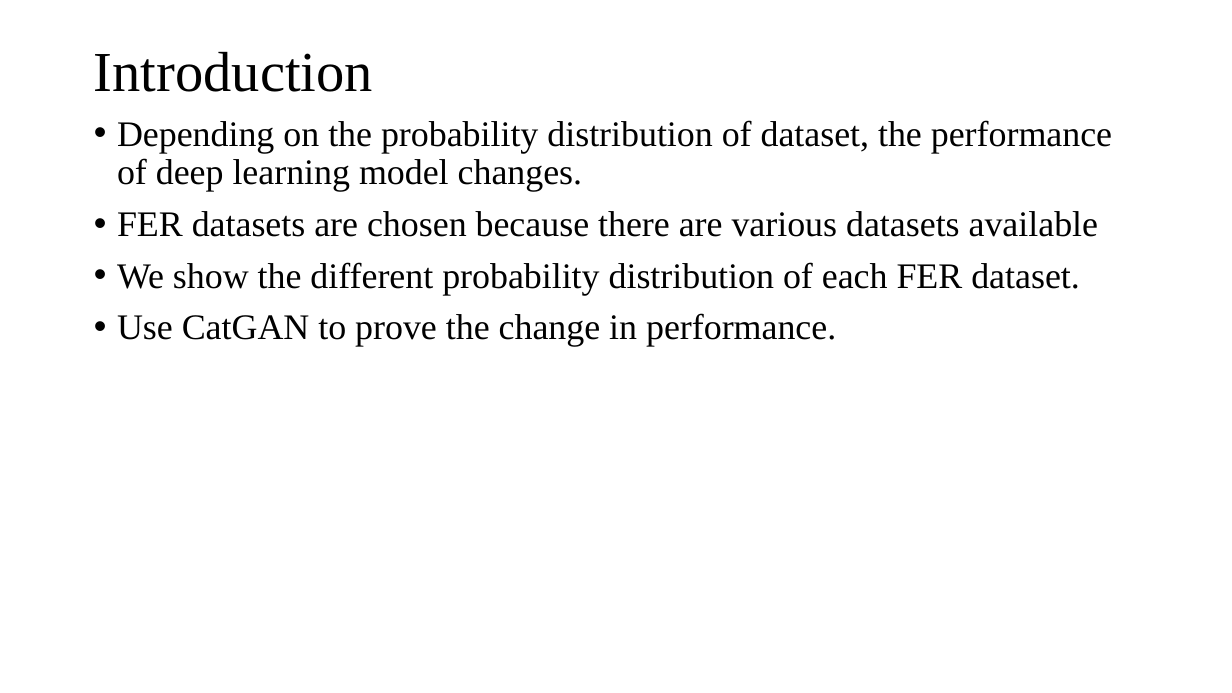
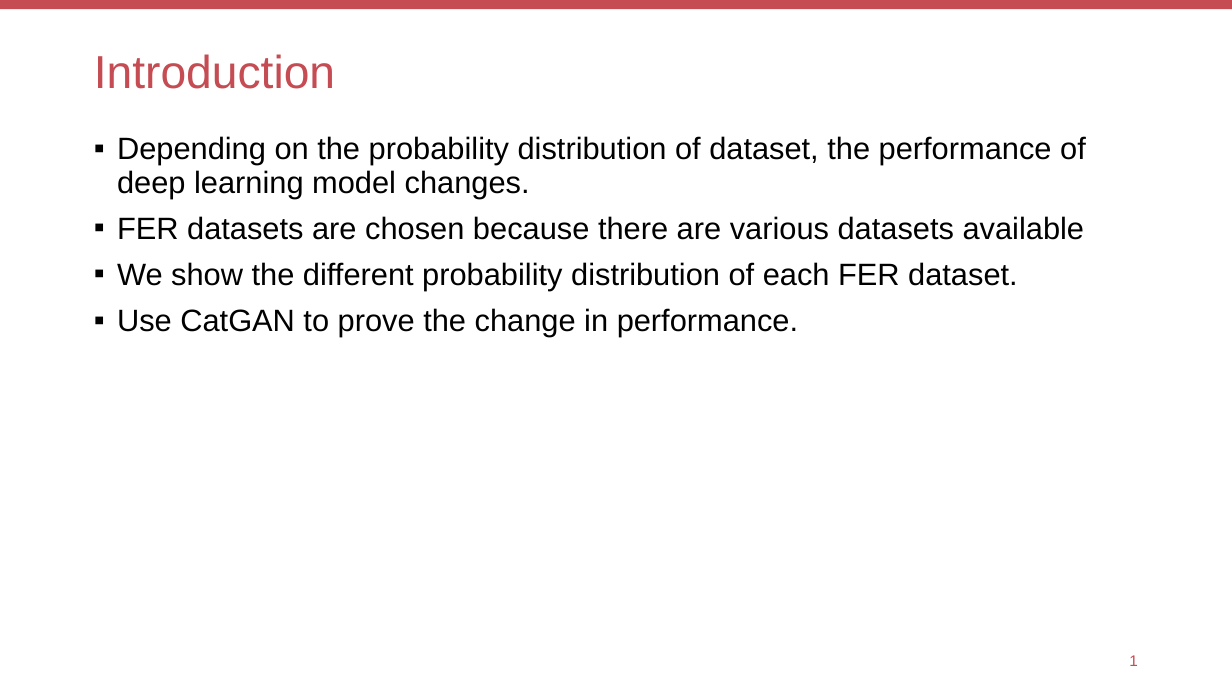
Before and after one commit to KevSr/GAN-study, a slide deck: slide 2 of GAN and MoG/FER and GANs.pptx. Drawn at 1232x693 pixels with LibreOffice and Linux fonts; fonts in the diff are those of the drawing. Boxes give left, top, right and bottom in pixels: in the first picture for what was removed or moved away, otherwise in the second. Text is boxed around its words. In the diff, an @@ line names an element or a change of style, - is before the commit and + after.

Commit message:
changed font and template

```diff
--- a/GAN and MoG/FER and GANs.pptx
+++ b/GAN and MoG/FER and GANs.pptx
@@ rectangle added at (x1=0, y1=0, x2=1232, y2=9), fill #C54C52 @@
@@ title "Introduction" at (x1=94, y1=54, x2=335, y2=89): size 44 to 36 pt, font Times New Roman to Arial, text colour #000000 to #C54C52 @@
@@ text "Depending on the probability distribution ..." moved from (x1=117, y1=120, x2=1112, y2=347) to (x1=117, y1=136, x2=1086, y2=336) @@
@@ text "Depending on the probability distribution ..." at (x1=117, y1=136, x2=1086, y2=336): size 28 to 24 pt, font Times New Roman to Arial; bullet • to ▪ @@
@@ page number added at (x1=1129, y1=655, x2=1138, y2=666), 12 pt, text #C54C52 @@
+1
```
Also in this commit, not shown: 15 other slides changed.
